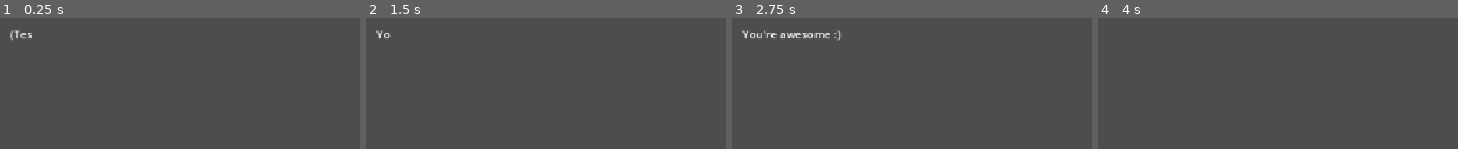
Above: before the commit, frames 1-4 (left to right).
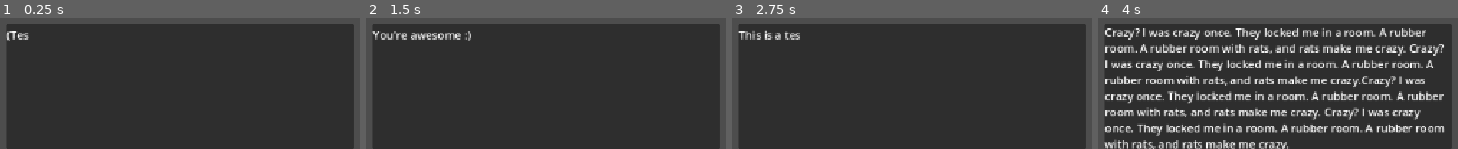
Above: after the commit, the same moments.

Repository: gmuGADIG/DEADSHOT
Game: Godot game, scene res://test_scenes/dialog/dialog_test.tscn
Same seed, same stepped clock (60 frames per second), same inputs: the game is played once before the commit and once after it. This scene is started directly instead of the project's main scene.
Inputs (mouse positions are in pixels of both pictures, inside the frame that each line leads up to):
- Up to frame 1 (0.25 s): no input
- Up to frame 2 (1.5 s): move the mouse to (outside the picture) at 0.52 s; press the mouse at (outside the picture) at 0.53 s; hold W (move_up) from 0.53 s (still down); tap E (interact) at 0.8, 1.35 s; tap Enter at 1.25 s; move the mouse to (outside the picture) at 1.27 s; release the mouse at (outside the picture) at 1.28 s
- Up to frame 3 (2.75 s): tap Space (roll) at 1.55, 2, 2.1 s; move the mouse to (outside the picture) at 2.02 s; release W (move_up) at 2.03 s; press the mouse at (outside the picture) at 2.03 s; hold A (move_left) from 2.03 s (still down)
- Up to frame 4 (4 s): tap Enter at 2.75 s; move the mouse to (outside the picture) at 2.77 s; release the mouse at (outside the picture) at 2.78 s; click (outside the picture) at 2.85 s; tap E (interact) at 3.05 s; tap Space (roll) at 3.5, 3.8 s; move the mouse to (outside the picture) at 3.52 s; release A (move_left) at 3.53 s; hold S (move_down) from 3.53 s (still down); hold E (interact) from 3.53 s (still down)

The runs differ from the first frame. In frame 1, 92% of the frame differs, in the area x 1-99%, y 4-100%; in frame 2, 92%; in frame 3, 92%; in frame 4, 81%.

Commit message:
added panel and speaker box (incomplete)

Diff:
--- a/systems/dialog/dialog.gd
+++ b/systems/dialog/dialog.gd
@@ -1,12 +1,13 @@
 
 extends Node
 
-@onready var text_box:=$RichTextLabel
+@onready var text_box:=$Panel/VBoxContainer/Speech
+@onready var panel:=$Panel
 var dialog_lines: Array[String]=[]
 @onready var timer:=$LineTimer
+@onready var speaker_box:=$Panel/VBoxContainer/Speaker
 
 func _input(event: InputEvent) -> void:
-
 	if (event.is_action_pressed("interact") or event.is_action_pressed("fire")) and (text_box.visible):
 		if (is_text_being_rendered()):
 			timer.stop()
@@ -14,11 +15,10 @@
 
 		else:
 			if dialog_lines.is_empty():
-				text_box.visible = false
+				panel.visible = false
 				return
-			text_box.visible_ratio = 0
-			text_box.text = dialog_lines.pop_front()
-			timer.start()
+			show_line()
+
 
 func is_text_being_rendered() -> bool:
 	return text_box.visible_ratio != 1
@@ -32,16 +32,11 @@
 		#get_tree().root.add_child(self)
 
 func play(timeline:DialogTimeline) -> void:
-	text_box.visible = true
-	timer.start()
-	text_box.visible_characters = 0
-	text_box.visible_ratio = 0
-	text_box.text = timeline.dialog
+	panel.visible = true
 	dialog_lines.assign(timeline.dialog.split("\n"))
-	text_box.text = dialog_lines.pop_front()
+	speaker_box.text = ""
 
-	#show_character()
-
+	show_line()
 
 	print(timeline.dialog)
 
@@ -51,3 +46,11 @@
 		#print("Test")
 		return
 	text_box.visible_characters += 1
+
+func show_line() -> void:
+	#var chunks: PackedStringArray = dialog_lines.pop_front().split(":")
+	#if chunks.size() == 1:
+		#text_box.text = chunks[0]
+	timer.start()
+	text_box.visible_ratio = 0
+	text_box.text = dialog_lines.pop_front()
--- a/systems/dialog/dialog.tscn
+++ b/systems/dialog/dialog.tscn
@@ -11,22 +11,41 @@
 grow_vertical = 2
 script = ExtResource("1_luyus")
 
-[node name="RichTextLabel" type="RichTextLabel" parent="."]
+[node name="LineTimer" type="Timer" parent="."]
+wait_time = 0.05
+
+[node name="Panel" type="Panel" parent="."]
 layout_mode = 1
 anchors_preset = 7
 anchor_left = 0.5
 anchor_top = 1.0
 anchor_right = 0.5
 anchor_bottom = 1.0
-offset_left = -282.0
-offset_top = -177.0
-offset_right = 282.0
-offset_bottom = -39.0
+offset_left = -287.0
+offset_top = -180.0
+offset_right = 213.0
 grow_horizontal = 2
 grow_vertical = 0
+
+[node name="VBoxContainer" type="VBoxContainer" parent="Panel"]
+layout_mode = 1
+anchors_preset = 15
+anchor_right = 1.0
+anchor_bottom = 1.0
+grow_horizontal = 2
+grow_vertical = 2
+
+[node name="Speaker" type="RichTextLabel" parent="Panel/VBoxContainer"]
+layout_mode = 2
+text = "Sheriff"
+fit_content = true
+
+[node name="Speech" type="RichTextLabel" parent="Panel/VBoxContainer"]
+layout_mode = 2
 bbcode_enabled = true
-
-[node name="LineTimer" type="Timer" parent="."]
-wait_time = 0.05
+text = "Dialog"
+fit_content = true
+scroll_active = false
+metadata/_edit_lock_ = true
 
 [connection signal="timeout" from="LineTimer" to="." method="show_character"]
--- a/test_scenes/dialog/dialog.tres
+++ b/test_scenes/dialog/dialog.tres
@@ -5,6 +5,7 @@
 [resource]
 script = ExtResource("1_22tyn")
 dialog = "(Testing the dialogue)
-You win!
-You're awesome :)"
+You're awesome :)
+This is a test for a longer sentence. Hello. I am putting in dummy text. Goodbye.
+Crazy? I was crazy once. They locked me in a room. A rubber room. A rubber room with rats, and rats make me crazy. Crazy? I was crazy once. They locked me in a room. A rubber room. A rubber room with rats, and rats make me crazy.Crazy? I was crazy once. They locked me in a room. A rubber room. A rubber room with rats, and rats make me crazy. Crazy? I was crazy once. They locked me in a room. A rubber room. A rubber room with rats, and rats make me crazy."
 metadata/_custom_type_script = "uid://rvaetvwo5p3h"
